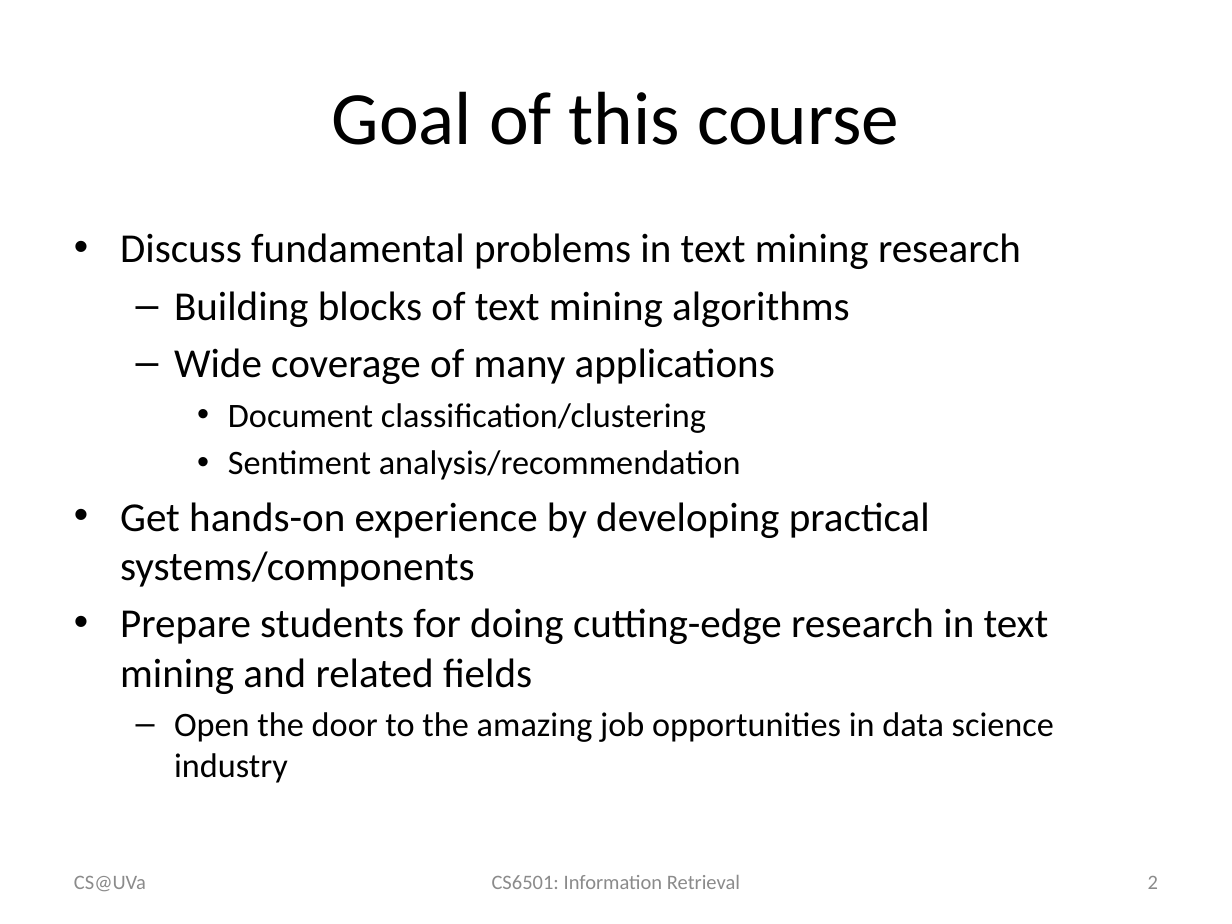
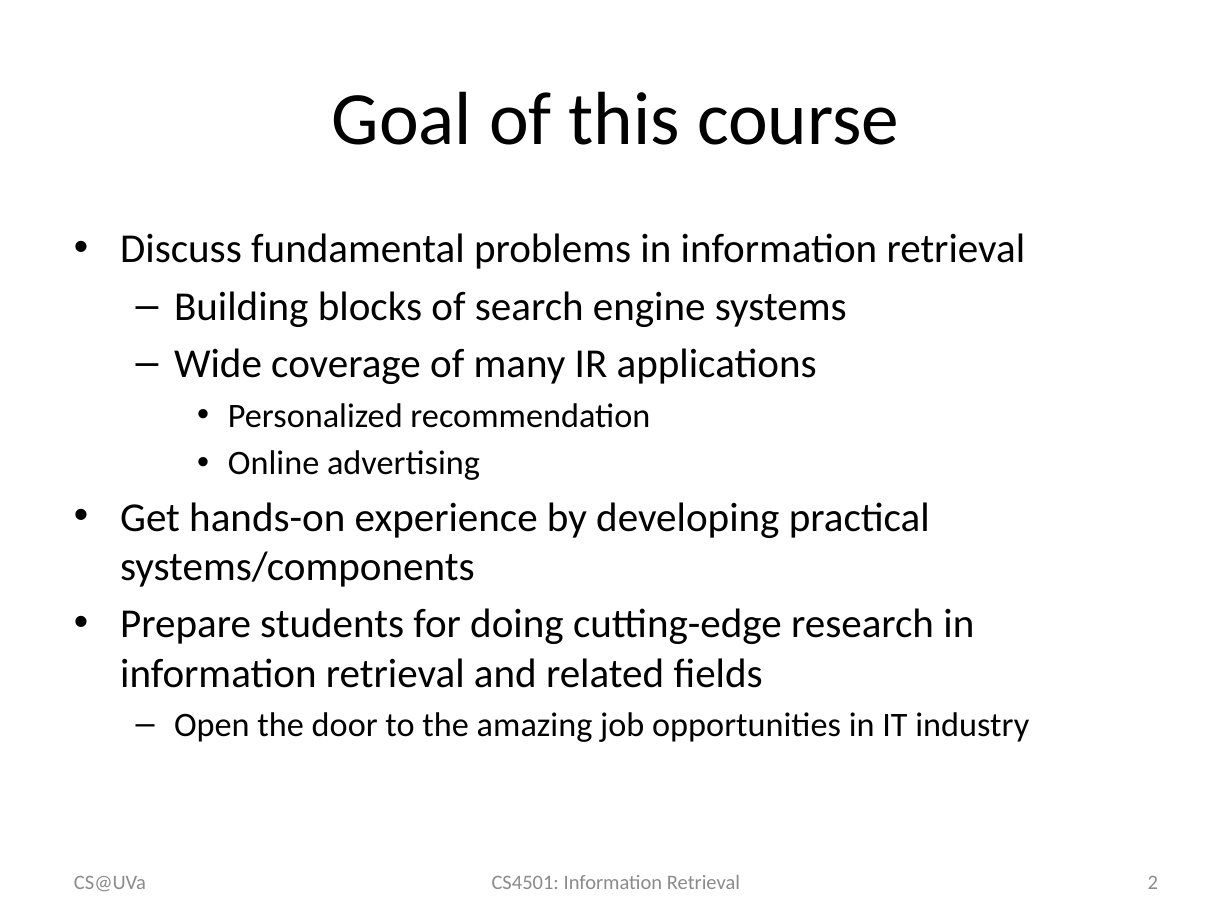
Before and after one commit to wang296/IR2015, a slide deck: slide 2 of docs/Course Policy.pptx. Drawn at 1232x924 pixels with LibreOffice and Linux fonts; fonts in the diff are those of the drawing. Boxes give left, top, right and bottom in pixels: in the first picture for what was removed or moved away, otherwise in the second. Text is boxed around its words. In the diff, an @@ line names an element or a change of style, - is before the commit and + after.

Commit message:
day 1 slides

```diff
--- a/docs/Course Policy.pptx
+++ b/docs/Course Policy.pptx
@@ text at (120,233,1026,480): text changed @@
-• Discuss fundamental problems in text mining research
-  – Building blocks of text mining algorithms
-  – Wide coverage of many applications
-    • Document classification/clustering
-    • Sentiment analysis/recommendation
+• Discuss fundamental problems in information retrieval
+  – Building blocks of search engine systems
+  – Wide coverage of many IR applications
+    • Personalized recommendation
+    • Online advertising
@@ text at (120,608,1029,742): text changed @@
-• Prepare students for doing cutting-edge research in text mining and related fields
-  – Open the door to the amazing job opportunities in data science industry
+• Prepare students for doing cutting-edge research in information retrieval and related fields
+  – Open the door to the amazing job opportunities in IT industry
@@ text at (492,875,740,889): text changed @@
-CS6501: Information Retrieval
+CS4501: Information Retrieval
```
Also in this commit, not shown: 8 other slides changed, 3 slides added, 1 slide removed, 6 other files.
